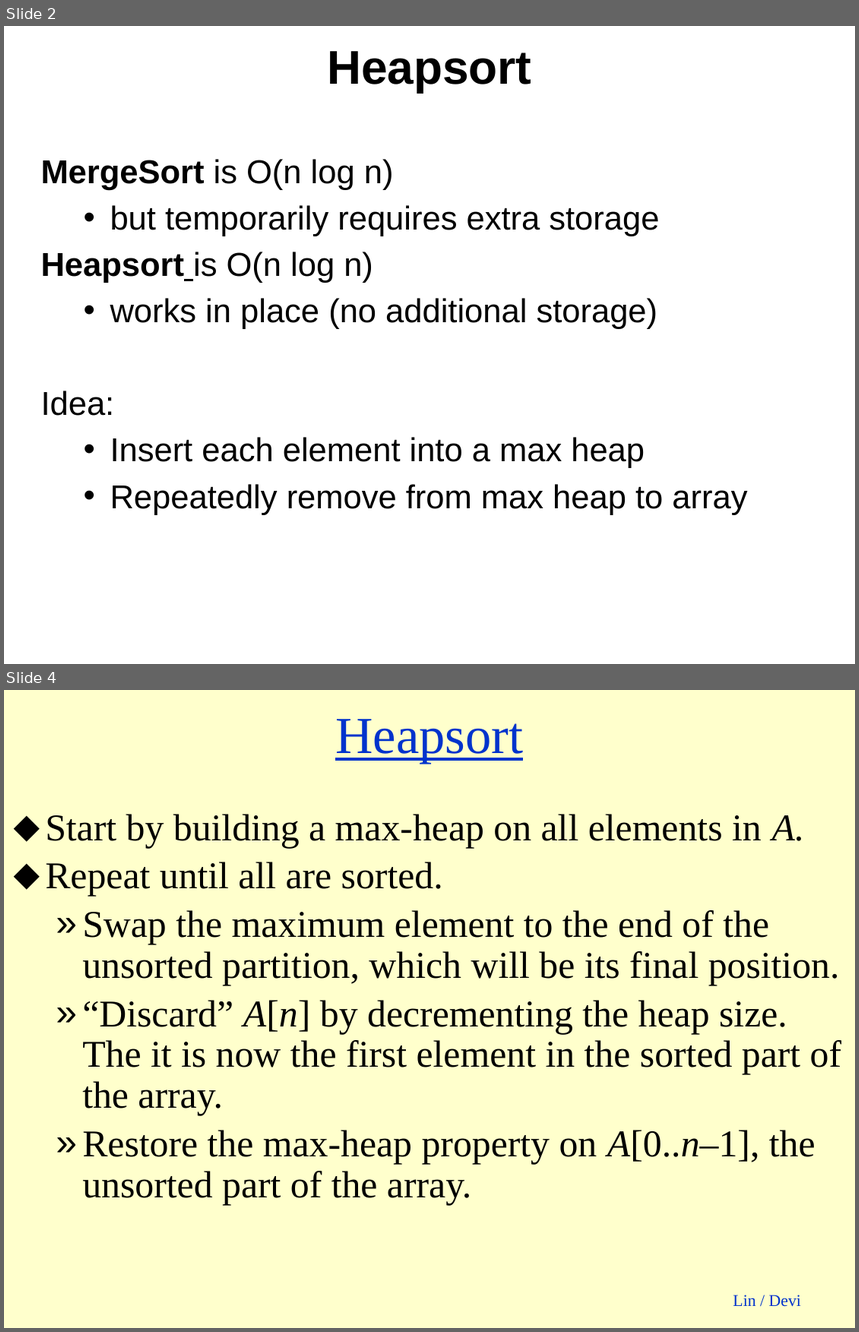
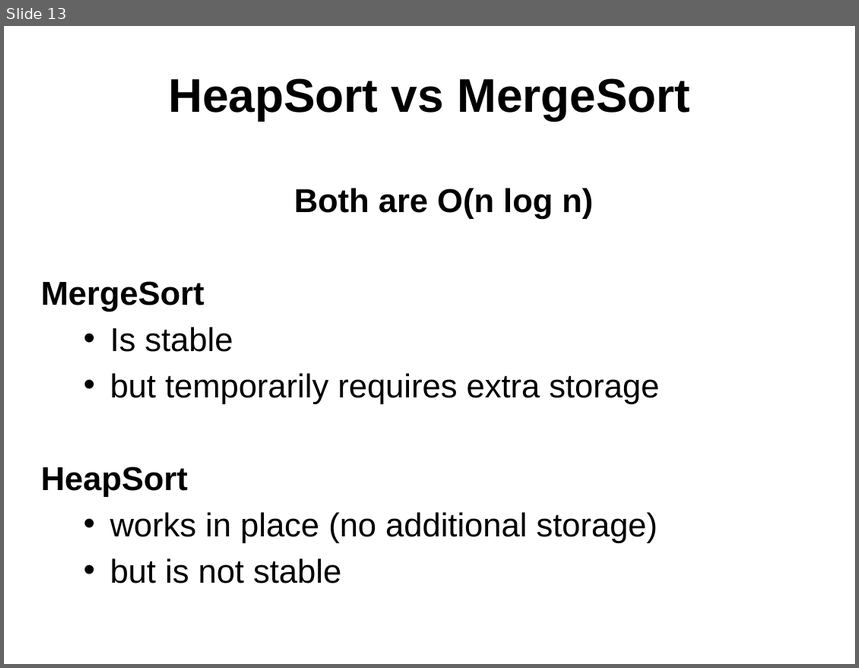
Before and after one commit to Cy-FairCS/cs3, a slide deck: u08c_heaps/notes/_b.heapSort.pptx. Shown one above the other, each under a label of ours: slides 2 and 4 before the commit, slide 13 after it; the slides between them are not shown. The pictures are 859x1332 and 859x668 pixels, drawn with LibreOffice and Linux fonts; fonts in the diff are those of the drawing. Boxes give left, top, right and bottom in pixels: in the first picture for what was removed or moved away, otherwise in the second. Text is boxed around its words. In the diff, an @@ line names an element or a change of style, - is before the commit and + after.

```diff
--- a/u08c_heaps/notes/_b.heapSort.pptx
+++ b/u08c_heaps/notes/_b.heapSort.pptx
@@ slide 4 removed at bbox=[4, 690, 855, 1328], background #FFFFCC @@
@@ title removed at bbox=[335, 719, 523, 763] @@
-Heapsort
@@ text removed at bbox=[45, 814, 842, 1205] @@
-⬥ Start by building a max-heap on all elements in A.
-⬥ Repeat until all are sorted.
-  » Swap the maximum element to the end of the unsorted partition, which will be its final position.
-  » “Discard” A[n] by decrementing the heap size. The it is now the first element in the sorted part of the array.
-  » Restore the max-heap property on A[0..n–1], the unsorted part of the array.
@@ rectangle removed at bbox=[5, 1263, 111, 1327] @@
@@ text removed at bbox=[733, 1295, 801, 1307] @@
-Lin / Devi
@@ what was slide 2 is now slide 13 @@
@@ slide 13 changed as well @@
@@ title at bbox=[168, 78, 690, 120]: text changed @@
-Heapsort
+HeapSort vs MergeSort
@@ text "Both are O(n log n)": place and size @@
-text "Both are O(n log n)" at bbox=[41, 159, 747, 515]
+text "Both are O(n log n)" at bbox=[41, 188, 659, 584]
@@ text at bbox=[41, 188, 593, 352]: text changed; bold on @@
-MergeSort is O(n log n)
+Both are O(n log n)
+MergeSort
+  • Is stable
@@ text at bbox=[41, 467, 188, 497]: text changed; bold on @@
-Heapsort is O(n log n)
+HeapSort
@@ text at bbox=[110, 559, 341, 584]: text changed @@
-Idea:
-  • Insert each element into a max heap
-  • Repeatedly remove from max heap to array
+  • but is not stable
```
Also in this commit, not shown: 1 other slide changed, 11 slides added, 24 other slides removed, 2 other files.
